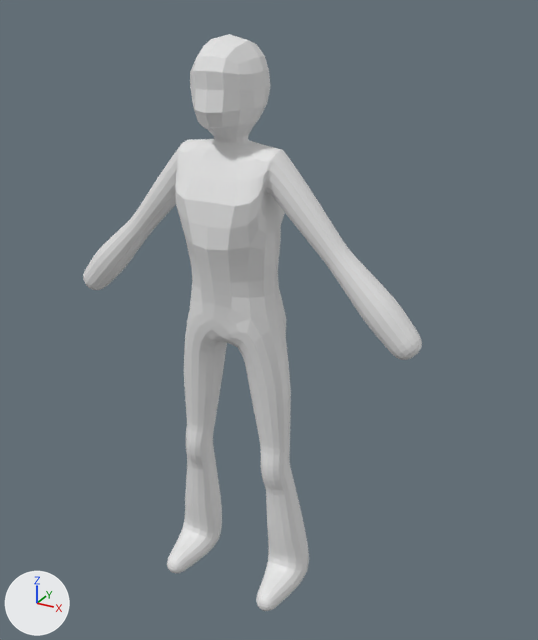
Before and after pictures for a commit that changed the FBX model Improv Game/Assets/Models/Character5.fbx.
Before and after are seen from a 50 mm lens placed at (7.19, -11.67, 12.33), pointed at (0.5, 0.49, 6.25). Every picture has the same lights, and +X, +Y and +Z are marked at lower left.
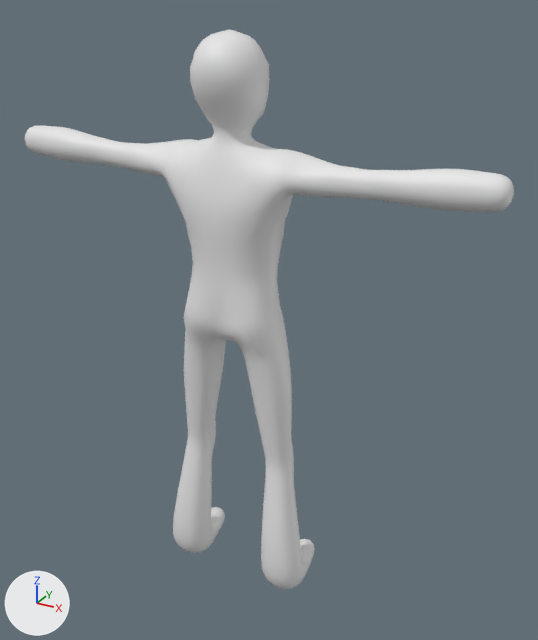
Where the change shows, as pixel boxes (x1, y1, x2, y2) in the pictures (538 x 640 px; the box of a moved part takes in the faces that stretch with it):
'Plane', reshaped, moved, turned
    before: (83, 34, 422, 611)
    after: (25, 29, 514, 590)
part 1 of me_plane_001, moved or reshaped
    before: (83, 104, 422, 611)
    after: (25, 99, 514, 590)
part 2 of me_plane_001, shading changed
    before: (188, 34, 288, 364)
    after: (183, 29, 288, 367)

Diff of the bpy script that builds the scene:
```diff
--- a/Improv Game/Assets/Models/Character5.fbx.py
+++ b/Improv Game/Assets/Models/Character5.fbx.py
@@ me_plane_001 @@
 # used by ob_plane; location = (0.0, 0.0, 6.37)
-me_plane_001.from_pydata(...)  # 3007 vertices, 3000 faces; spans x -3.83..3.83, y -1.07..0.74, z -6.36..5.31
+me_plane_001.from_pydata(...)  # 3007 vertices, 3000 faces; spans x -5.05..5.05, y -1.13..0.71, z -6.35..5.31
+# me_plane_001 part 1: 2744 of 3007 vertices moved; they spanned x -3.83..3.83, y -1.07..0.74, z -6.36..3.91 and now span x -5.05..5.05, y -1.13..0.67, z -6.35..3.96; mean shift (0.0, -0.02, 0.64); largest move (-3.72, 0.0, 0.05) -> (-5.05, 0.0, 3.05)
+# me_plane_001 part 2: edges marked sharp go from 4901 to 0
@@ ob_plane @@
 ob_plane = bpy.data.objects.new('Plane', me_plane_001)
-ob_plane.location = (0.0, 0.0, 6.37)
+ob_plane.location = (0.0, 0.0, 6.45)
+ob_plane.rotation_euler = (0.0, 0.0, 3.142)  # degrees (0, 0, 180)
```
